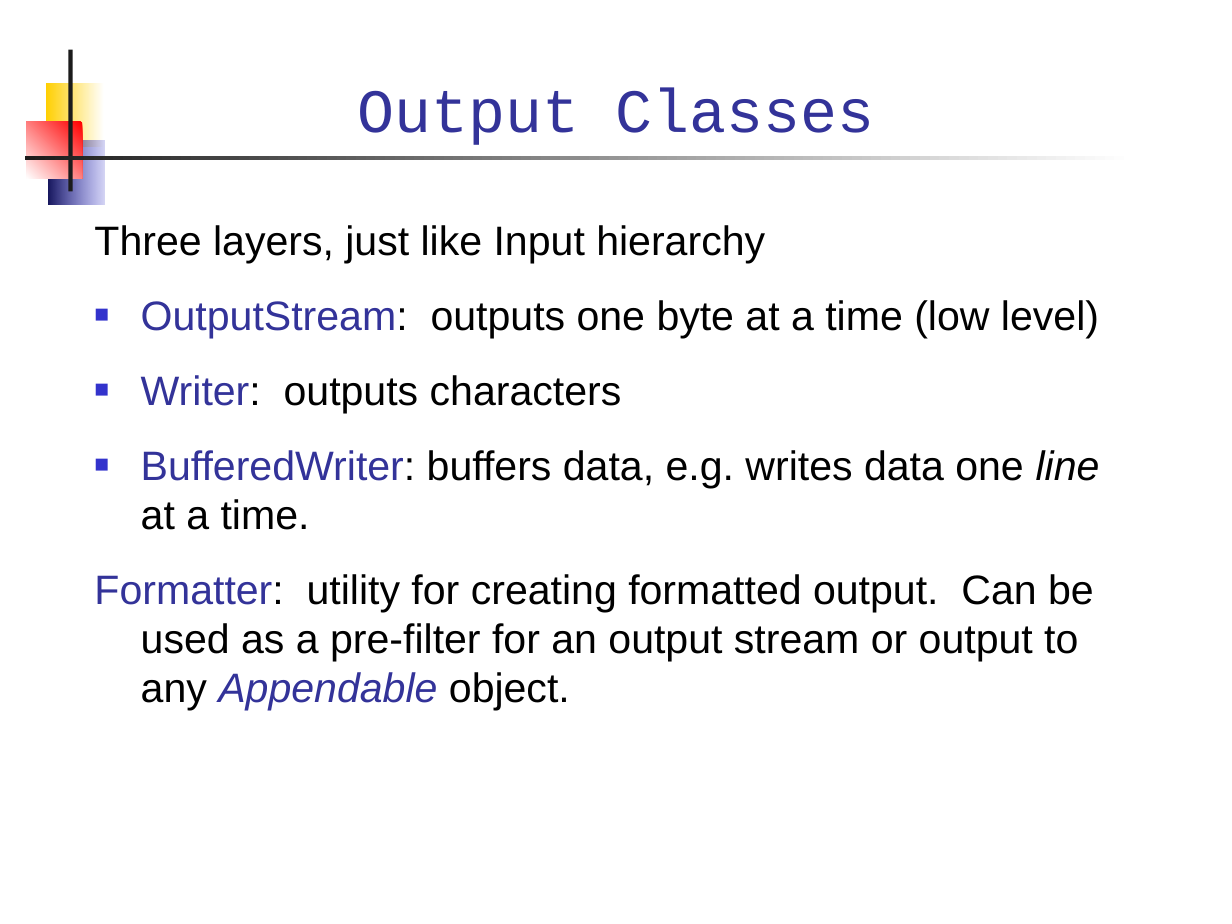
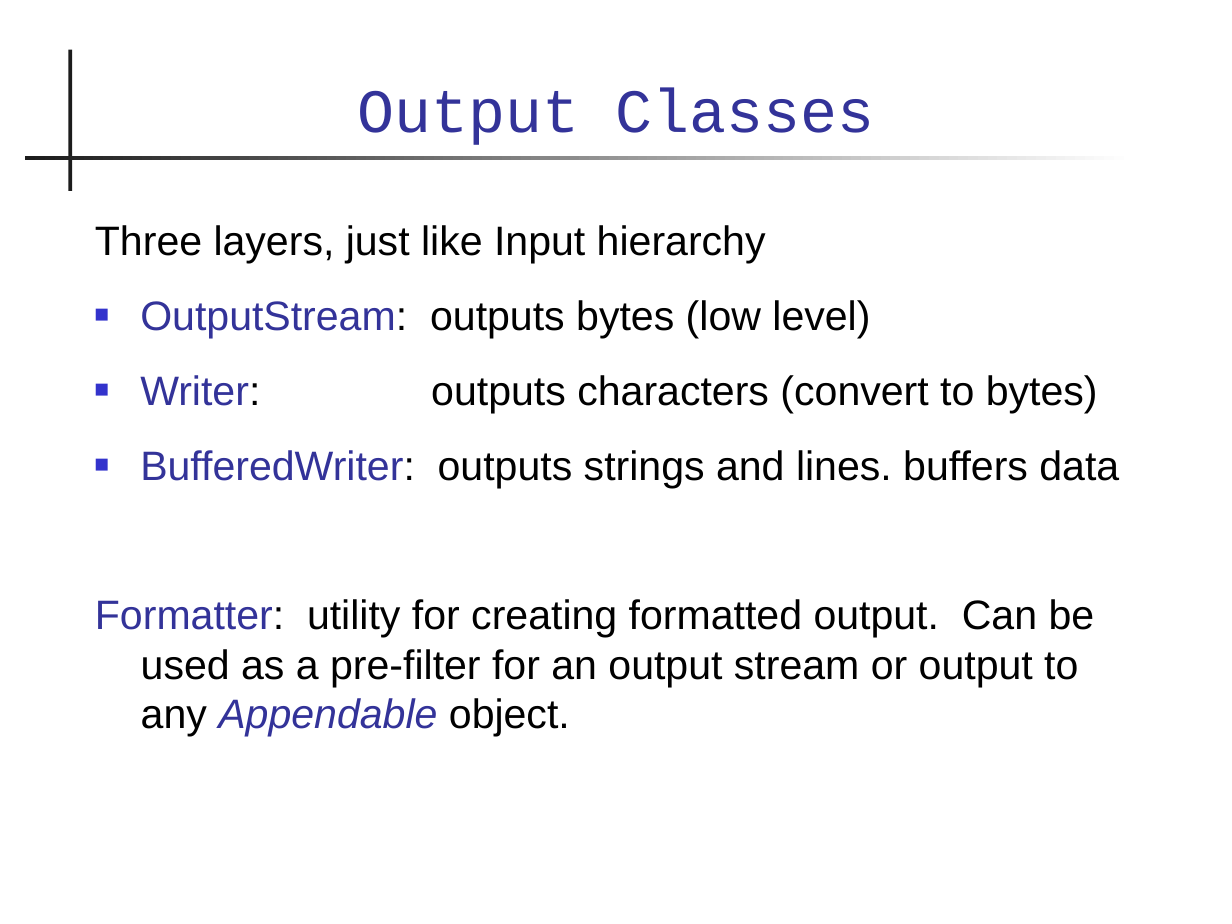
Before and after one commit to skeoop/skeoop.github.io, a slide deck: slide 28 of week6/Input-Output.ppt (slide 27 before the commit). Drawn at 1232x924 pixels with LibreOffice and Linux fonts; fonts in the diff are those of the drawing. Boxes give left, top, right and bottom in pixels: in the first picture for what was removed or moved away, otherwise in the second. Text is boxed around its words. In the diff, an @@ line names an element or a change of style, - is before the commit and + after.

```diff
--- a/week6/Input-Output.ppt
+++ b/week6/Input-Output.ppt
@@ rectangle removed at box(46, 83, 103, 147) @@
@@ rectangle removed at box(27, 122, 83, 179) @@
@@ rectangle removed at box(48, 140, 103, 205) @@
@@ text at box(95, 225, 1095, 736): indent changed @@
@@ text at box(140, 300, 1119, 488): text changed @@
-■ OutputStream: outputs one byte at a time (low level)
-■ Writer: outputs characters
-■ BufferedWriter: buffers data, e.g. writes data one line at a time.
+■ OutputStream: outputs bytes (low level)
+■ Writer: outputs characters (convert to bytes)
+■ BufferedWriter: outputs strings and lines. buffers data
```
Also in this commit, not shown: 38 other slides changed, 1 slide added, 7 other files.
